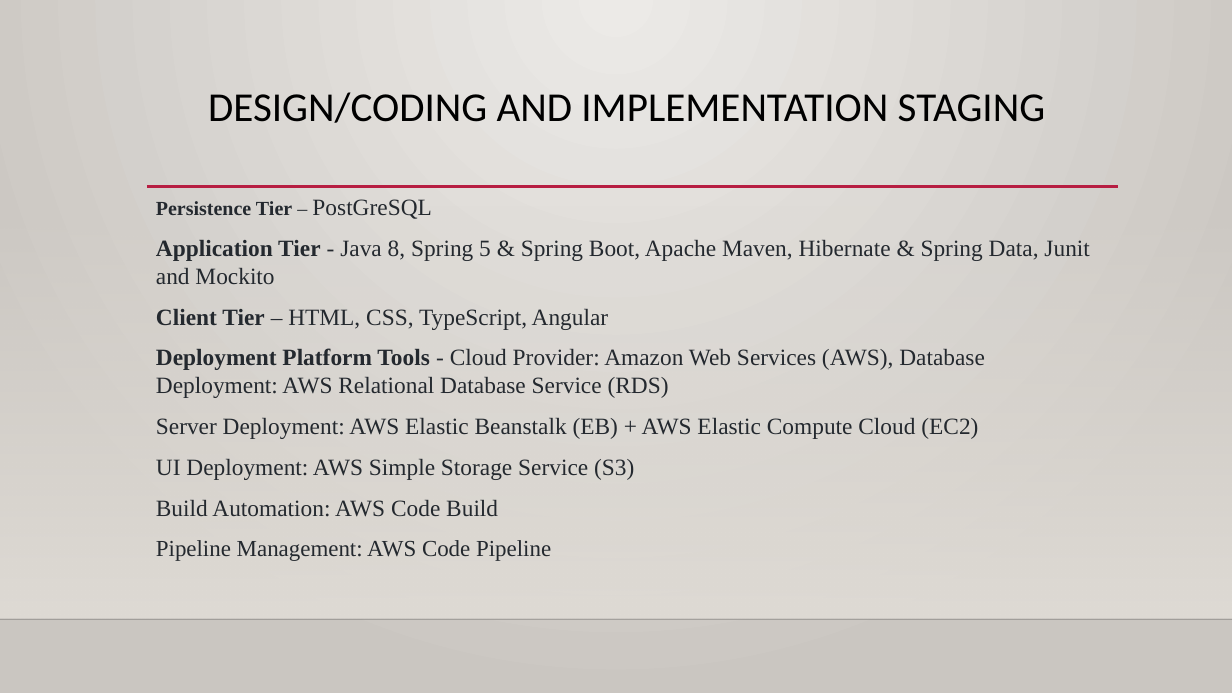
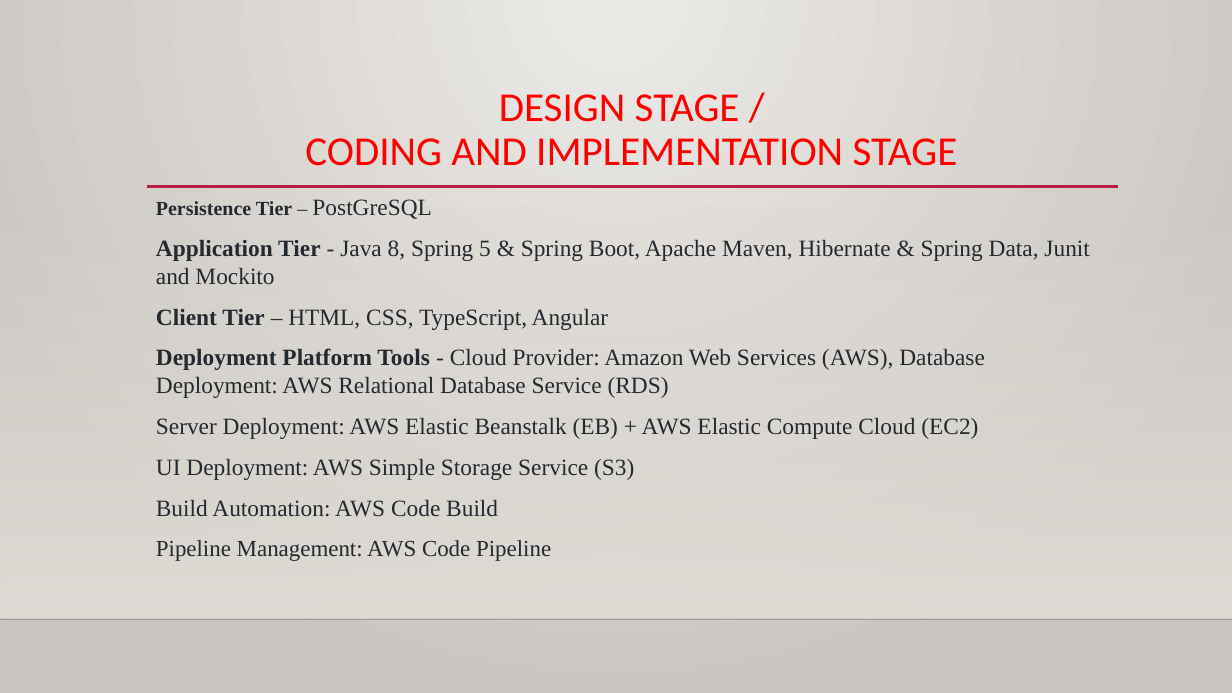
Before and after one commit to NickNSX/TeamBProject, a slide deck: slide 12 of TEAMB- REVATURE - SLIDE SHOW PRESENTATION.pptx. Drawn at 1232x693 pixels with LibreOffice and Linux fonts; fonts in the diff are those of the drawing; background and template pictures are left out. Boxes give left, top, right and bottom in pixels: in the first picture for what was removed or moved away, otherwise in the second. Text is boxed around its words. In the diff, an @@ line names an element or a change of style, - is before the commit and + after.

Commit message:
Regina File Updates
Regina updates

```diff
--- a/TEAMB- REVATURE - SLIDE SHOW PRESENTATION.pptx
+++ b/TEAMB- REVATURE - SLIDE SHOW PRESENTATION.pptx
@@ title at bbox=[305, 94, 958, 166]: text changed; text colour #000000 to #FF0000 @@
-DESIGN/CODING AND IMPLEMENTATION STAGING
+DESIGN STAGE /
+CODING AND IMPLEMENTATION STAGE
```
